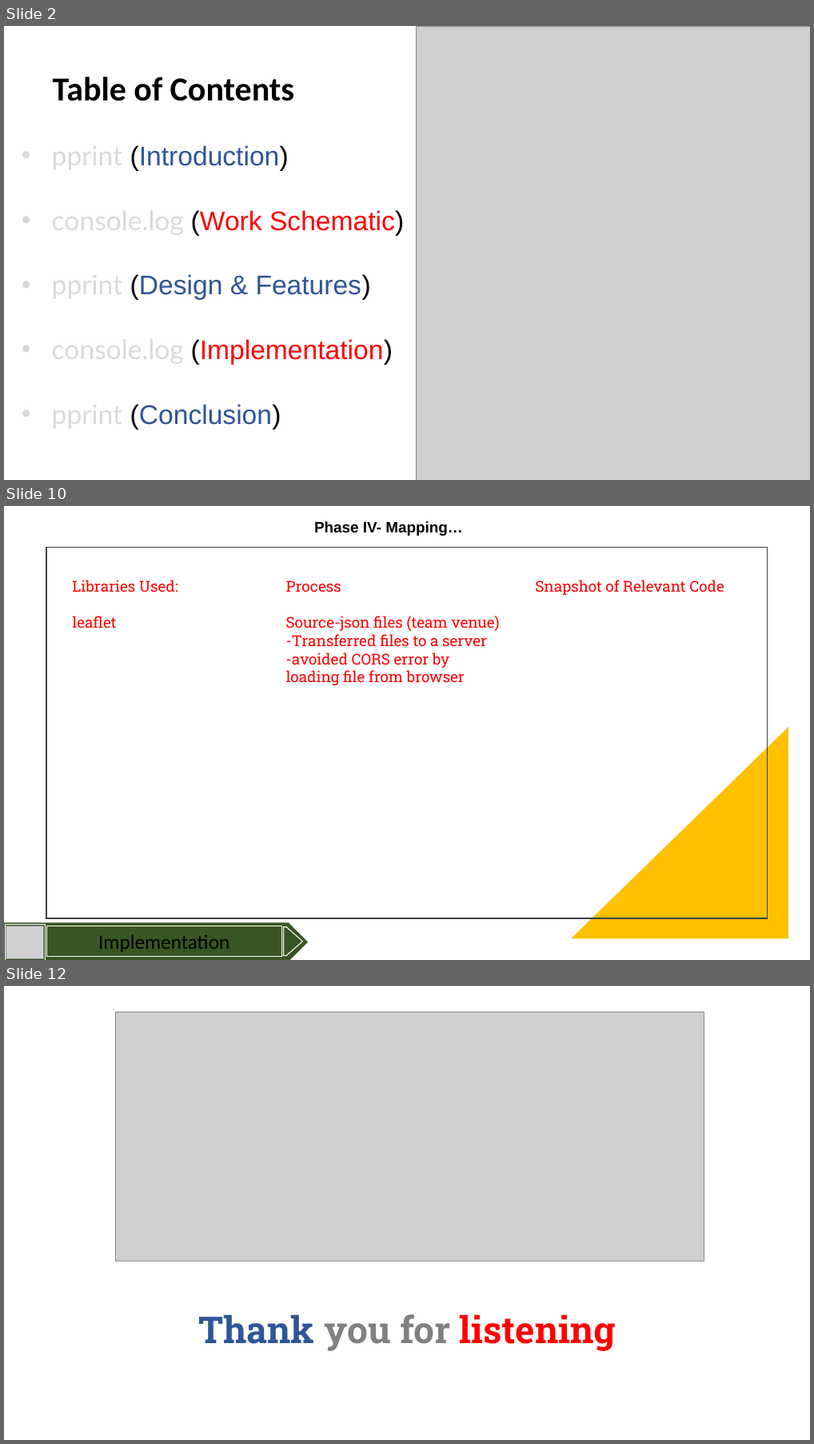
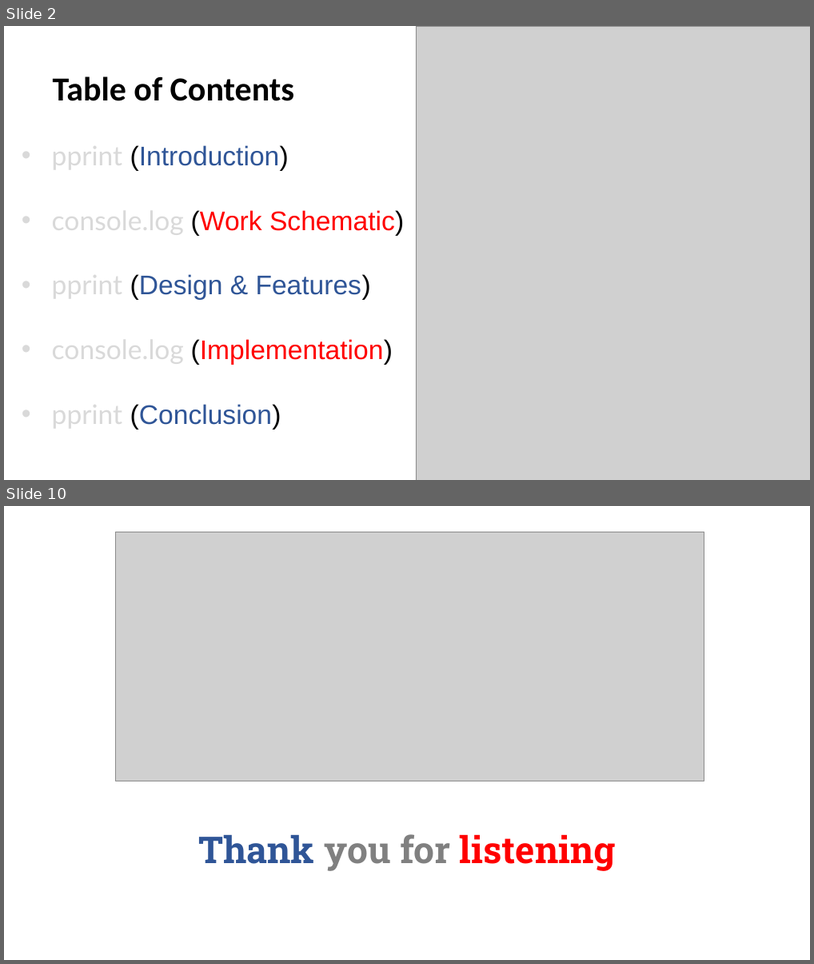
Before and after one commit to gusmendesbh/project3-group1, a slide deck: presentation/Slide_deck.pptx. Shown one above the other, each under a label of ours: slides 2, 10 and 12 before the commit, slides 2 and 10 after it; the slides between them are not shown. The pictures are 814x1444 and 814x964 pixels, drawn with LibreOffice and Linux fonts; fonts in the diff are those of the drawing; grey boxes stand for pictures. Boxes give left, top, right and bottom in pixels: in the first picture for what was removed or moved away, otherwise in the second. Text is boxed around its words. In the diff, an @@ line names an element or a change of style, - is before the commit and + after.

Commit message:
added images, updated athletes, added slides

```diff
--- a/presentation/Slide_deck.pptx
+++ b/presentation/Slide_deck.pptx
@@ slide 10 removed at (4,506,810,960), background #FFFFFF @@
@@ text removed at (314,521,463,536) @@
-Phase IV- Mapping…
@@ rectangle removed at (46,547,768,918) @@
@@ text removed at (72,580,178,628) @@
-Libraries Used:
-leaflet
@@ text removed at (286,580,500,685) @@
-Process
-Source-json files (team venue)
--Transferred files to a server -avoided CORS error by loading file from browser
@@ text removed at (535,580,725,595) @@
-Snapshot of Relevant Code
@@ right triangle removed at (571,727,790,939) @@
@@ pentagon arrow removed at (4,923,308,960) @@
@@ rectangle removed at (5,924,45,960) @@
@@ picture removed at (6,925,43,959) @@
@@ rectangle removed at (46,926,282,956) @@
-Implementation
@@ pentagon arrow removed at (284,927,303,955) @@
@@ what was slide 12 is now slide 10 @@
```
Also in this commit, not shown: 6 slides changed, 1 slide added, 2 other slides removed, 17 other files.
